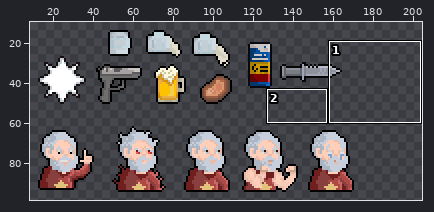
A sprite sheet gets an edit: Assets/Sprites/Combo.png. Above, an overview of the earlier version with the close-up marked.
Close-up. Before:
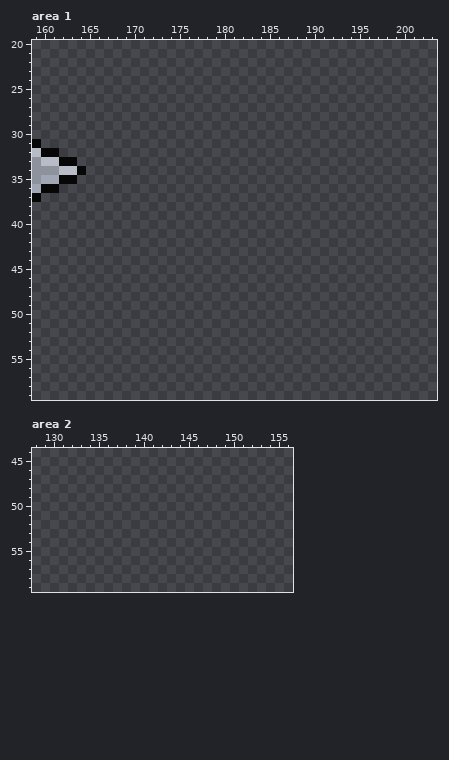
The file is 256x240 pixels. Pixels under 10% opacity are left out. Colours within 5 levels of each other are drawn and written as one. Shown: area 1: x 159..203, y 20..59; area 2: x 128..156, y 44..59. The wide view leaves out empty margins.
After the commit:
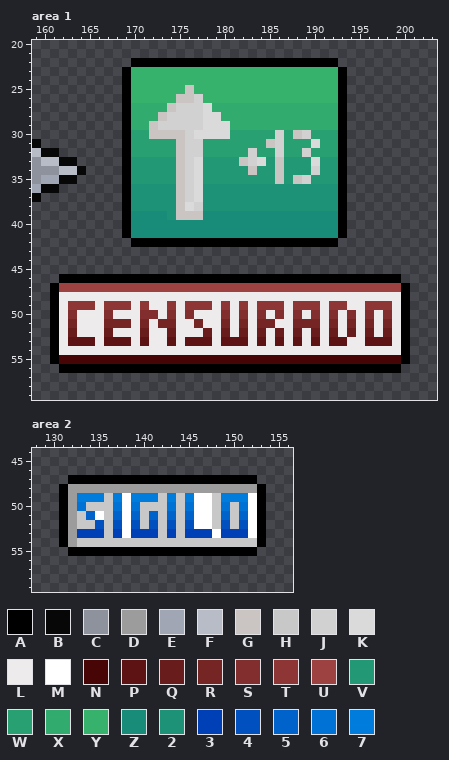
Palette (. is transparent): A #000000  B #070707  C #8d929d  D #9c9c9c  E #a1a6b4  F #b8bcc7  G #cac5c2  H #c8c8c8  J #d1d1d1  K #dadada  L #edebeb  M #ffffff  N #480505  P #5d1313  Q #691c1c  R #762525  S #822e2e  T #8e3636  U #9e4141  V #229974  W #28a072  X #31ac6e  Y #36b26c  Z #188c78  2 #1d9276  3 #0040b6  4 #0050c0  5 #0062cb  6 #0072d5  7 #007cdc
From old to new:
--- area 1
@@ x 167..195 @@
 21 .............................
-22 .............................
-23 .............................
-24 .............................
-25 .............................
-26 .............................
-27 .............................
-28 .............................
-29 .............................
-30 .............................
-31 .............................
-32 .............................
-33 .............................
-34 .............................
-35 .............................
-36 .............................
-37 .............................
-38 .............................
-39 .............................
-40 .............................
-41 .............................
-42 .............................
+22 ...AAAAAAAAAAAAAAAAAAAAAAA...
+23 ..AYYYYYYYYYYYYYYYYYYYYYYYA..
+24 ..AYYYYYYYYYYYYYYYYYYYYYYYA..
+25 ..AYYYYYYGYYYYYYYYYYYYYYYYA..
+26 ..AYYYYYGGJYYYYYYYYYYYYYYYA..
+27 ..AXXXXGJJJKXXXXXXXXXXXXXXA..
+28 ..AXXXGJJJJKKXXXXXXXXXXXXXA..
+29 ..AXXGJJJJJKKKXXXXXXXXXXXXA..
+30 ..AWWGGGGJKKKKWWWWWJWGJWWWA..
+31 ..AWWWWWGJJWWWWWWWGJWWWKWWA..
+32 ..AWWWWWGJJWWWWWJWWJWWJWWWA..
+33 ..AVVVVVGJKVVVVGJKVGVVVKVVA..
+34 ..AVVVVVGJKVVVVVGVVGVVVJVVA..
+35 ..AVVVVVGJKVVVVVVVVGVGJVVVA..
+36 ..A22222GJK222222222222222A..
+37 ..A22222GJK222222222222222A..
+38 ..A22222GKJ222222222222222A..
+39 ..AZZZZ2GGGZZZZZZZZZZZZZZZA..
+40 ..AZZZZZZZZZZZZZZZZZZZZZZZA..
+41 ..AZZZZZZZZZZZZZZZZZZZZZZZA..
+42 ...AAAAAAAAAAAAAAAAAAAAAAA...
 43 .............................
@@ x 159..203 @@
 45 .............................................
-46 .............................................
-47 .............................................
-48 .............................................
-49 .............................................
-50 .............................................
-51 .............................................
-52 .............................................
-53 .............................................
-54 .............................................
-55 .............................................
-56 .............................................
+46 ...AAAAAAAAAAAAAAAAAAAAAAAAAAAAAAAAAAAAAA....
+47 ..AUUUUUUUUUUUUUUUUUUUUUUUUUUUUUUUUUUUUUUA...
+48 ..ALLLLLLLLLLLLLLLLLLLLLLLLLLLLLLLLLLLLLLA...
+49 ..ALTTTLTTTLTLLTLTTTLTLTLTTTLTTTLTTLLTTTLA...
+50 ..ALSLLLSLLLSSLSLSLLLSLSLSLSLSLSLSLSLSLSLA...
+51 ..ALRLLLRRRLRLRRLLRLLRLRLRRLLRRRLRLRLRLRLA...
+52 ..ALQLLLQLLLQLLQLLLQLQLQLQLQLQLQLQLQLQLQLA...
+53 ..ALPPPLPPPLPLLPLPPPLPPPLPLPLPLPLPPLLPPPLA...
+54 ..ALLLLLLLLLLLLLLLLLLLLLLLLLLLLLLLLLLLLLLA...
+55 ..ANNNNNNNNNNNNNNNNNNNNNNNNNNNNNNNNNNNNNNA...
+56 ...AAAAAAAAAAAAAAAAAAAAAAAAAAAAAAAAAAAAAA....
 57 .............................................
--- area 2
@@ x 128..156 @@
 46 .............................
-47 .............................
-48 .............................
-49 .............................
-50 .............................
-51 .............................
-52 .............................
-53 .............................
-54 .............................
-55 .............................
+47 ....AAAAAAAAAAAAAAAAAAAAA....
+48 ...ADDDDDDDDDDDDDDDDDDDDDA...
+49 ...AD777H7M777H7H7MMH777MA...
+50 ...AD6HHH6M6HHH6H6MMH6H6MA...
+51 ...ADH5MH5M5H5H5H5MMH5H5MA...
+52 ...ADHH4H4M4H4H4H4MMH4H4MA...
+53 ...AD333H3M333H3H333M333MA...
+54 ...ADHHHHHHHHHHHHHHHHHHHHA...
+55 ....AAAAAAAAAAAAAAAAAAAAA....
 56 .............................
Boxes around the changes in both close-ups, in picture pixels (x1, y1, x2, y2):
added: (50, 58, 410, 373)
added: (59, 475, 266, 556)
